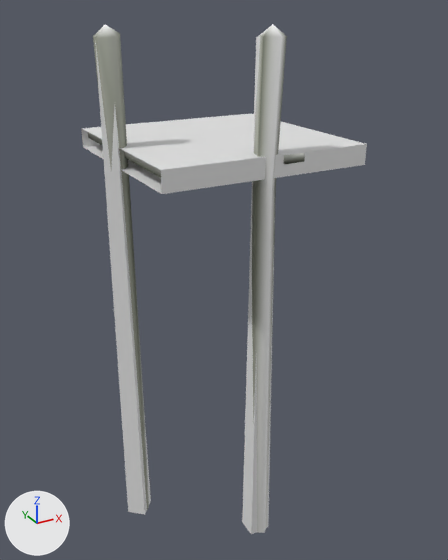
Before and after pictures for a commit that changed the COLLADA model models/ex_common_plat_corn.dae.
Rendered twice from a camera (50 mm lens) standing at (-9.13, -17.15, 3.93) and looking at (0.19, -0.21, -4.54). The lights are fixed; the arrows at lower left show +X, +Y and +Z. Where no turn or scale is listed for an object, it has been applied to the vertices.

In view in the first picture: 'nifid_14-matrix', 'nifid_23-matrix', 'nifid_25-matrix', 'nifid_27-matrix'.
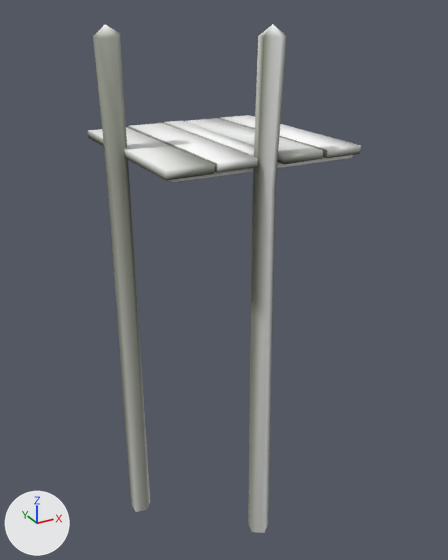
Location of each change, [x1, y1, x2, y2] in pixels of the pictures (448 x 560 px):
'nifid_27-matrix', deleted
    before: [81, 114, 367, 194]
'nifid_25-matrix', deleted
    before: [95, 36, 151, 515]
'nifid_23-matrix', deleted
    before: [242, 37, 275, 534]
'nifid_18-matrix', unchanged, uncovered by the edit
    before: [284, 153, 305, 164]
    after: [166, 146, 361, 180]

The change, as a diff of the scene's bpy script:
```diff
--- a/models/ex_common_plat_corn.dae.py
+++ b/models/ex_common_plat_corn.dae.py
@@ ob_nifid_23_matrix @@
-ob_nifid_23_matrix = bpy.data.objects.new('nifid_23-matrix', me_lib)
-ob_nifid_23_matrix.location = (-0.03, -2.92, -4.88)
@@ ob_nifid_25_matrix @@
-ob_nifid_25_matrix = bpy.data.objects.new('nifid_25-matrix', me_lib_001)
-ob_nifid_25_matrix.location = (-3.31, -0.08, -4.88)
@@ ob_nifid_27_matrix @@
-ob_nifid_27_matrix = bpy.data.objects.new('nifid_27-matrix', me_lib_002)
-ob_nifid_27_matrix.location = (0.0, 0.0, -0.32)
```
